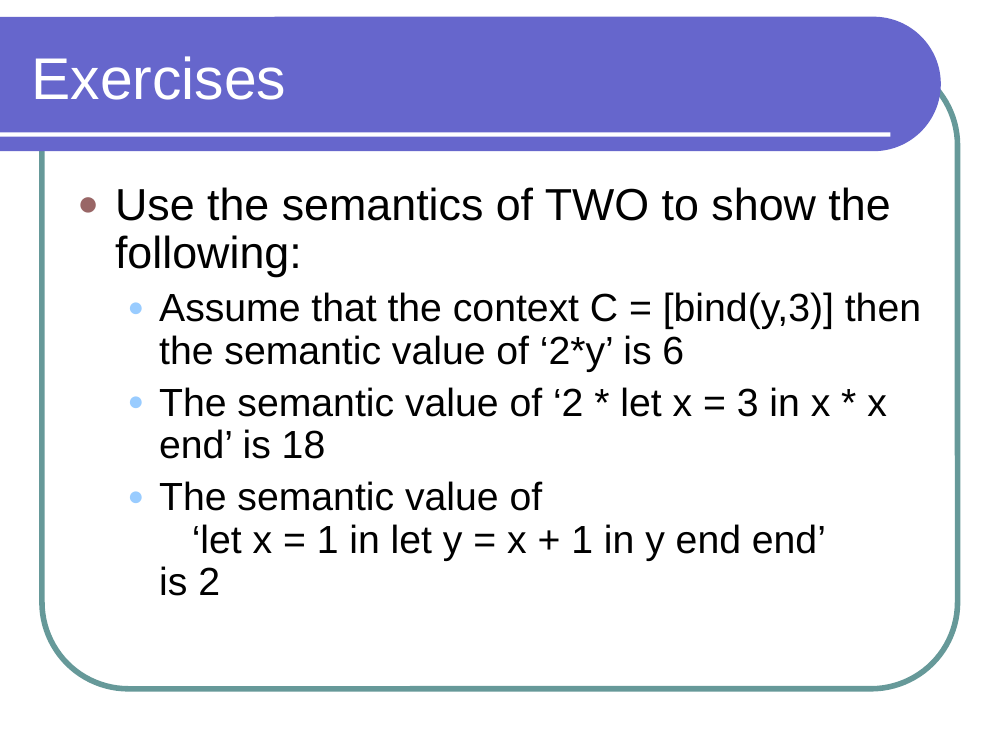
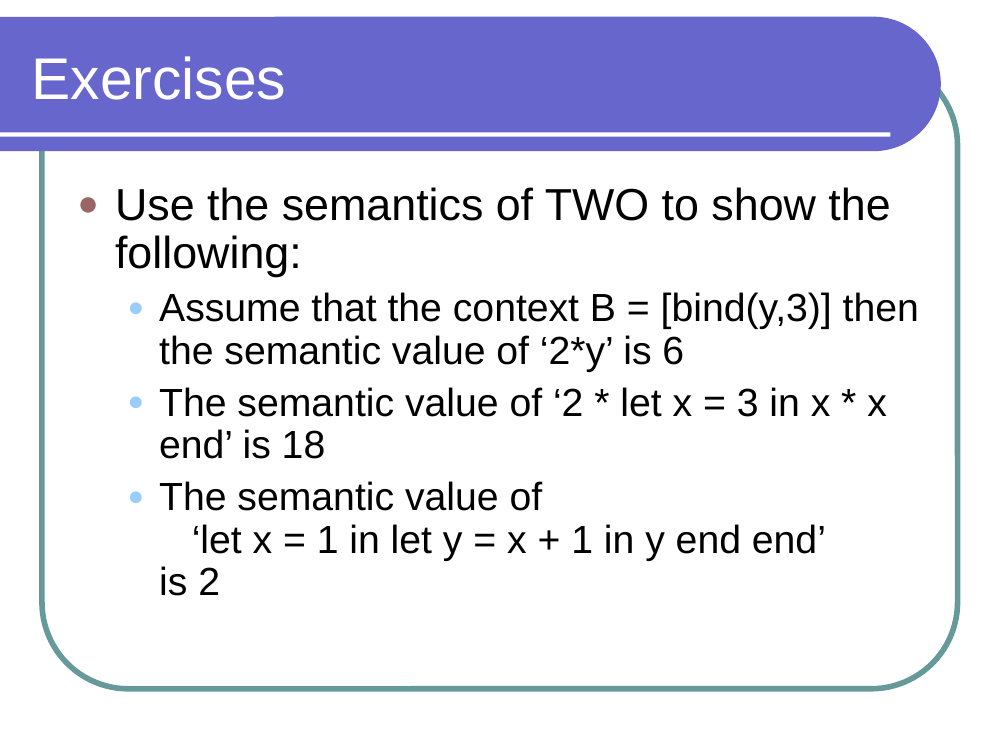
Before and after one commit to lutzhamel/CSC301, a slide deck: slide 8 of notes/csc301-ln025.ppt. Drawn at 1008x756 pixels with LibreOffice and Linux fonts; fonts in the diff are those of the drawing. Boxes give left, top, right and bottom in pixels: in the first picture for what was removed or moved away, otherwise in the second. Text is boxed around its words. In the diff, an @@ line names an element or a change of style, - is before the commit and + after.

```diff
--- a/notes/csc301-ln025.ppt
+++ b/notes/csc301-ln025.ppt
@@ text at [159,292,919,372]: text changed @@
-  ● Assume that the context C = [bind(y,3)] then the semantic value of ‘2*y’ is 6
+  ● Assume that the context B = [bind(y,3)] then the semantic value of ‘2*y’ is 6
```
Also in this commit, not shown: 3 other slides changed, 4 other files.
